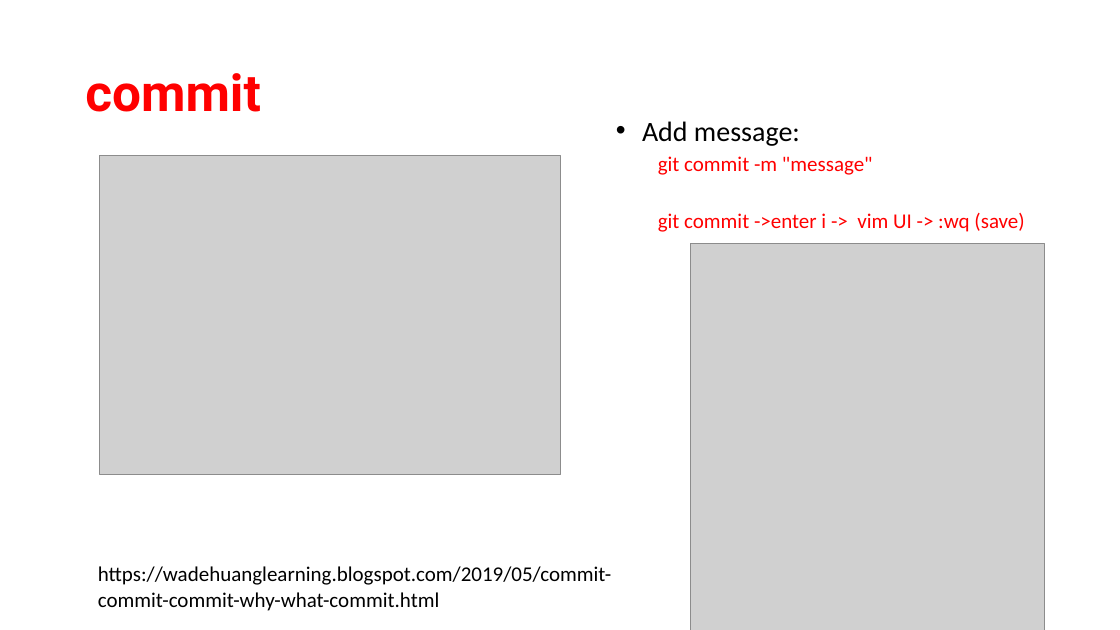
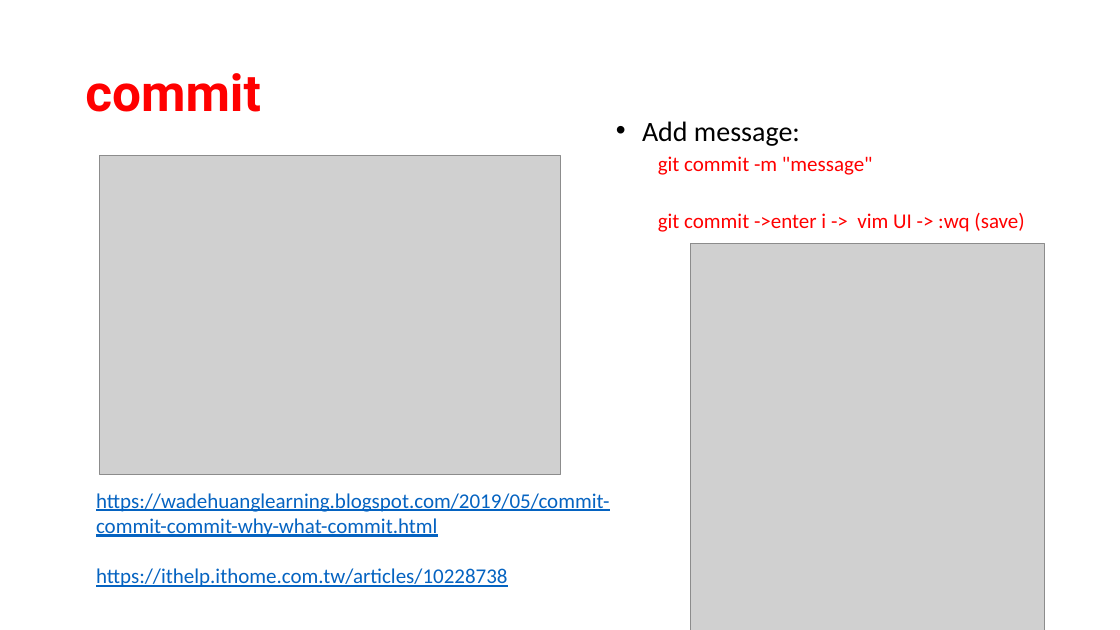
Before and after one commit to rdot-lee/ProgramNotebook, a slide deck: slide 6 of Git/Git command note.pptx (slide 5 before the commit). Drawn at 1120x630 pixels with LibreOffice and Linux fonts; fonts in the diff are those of the drawing; grey boxes stand for pictures. Boxes give left, top, right and bottom in pixels: in the first picture for what was removed or moved away, otherwise in the second. Text is boxed around its words. In the diff, an @@ line names an element or a change of style, - is before the commit and + after.

```diff
--- a/Git/Git command note.pptx
+++ b/Git/Git command note.pptx
@@ text "https://wadehuanglearning.blogspot.com/2019/05/commit-commit ...": place and size @@
-text "https://wadehuanglearning.blogspot.com/2019/05/commit-commit ..." at (98,566,611,611)
+text "https://wadehuanglearning.blogspot.com/2019/05/commit-commit ..." at (96,493,609,587)
@@ text at (96,493,609,537): text colour #000000 to #0563C1, underline on in "https://wadehuanglearning.blogspot.com/2019/05/commit-commit ..." @@
@@ text at (96,568,508,587): paragraph added @@
+https://ithelp.ithome.com.tw/articles/10228738
```
Also in this commit, not shown: 3 slides added, 1 other file.
